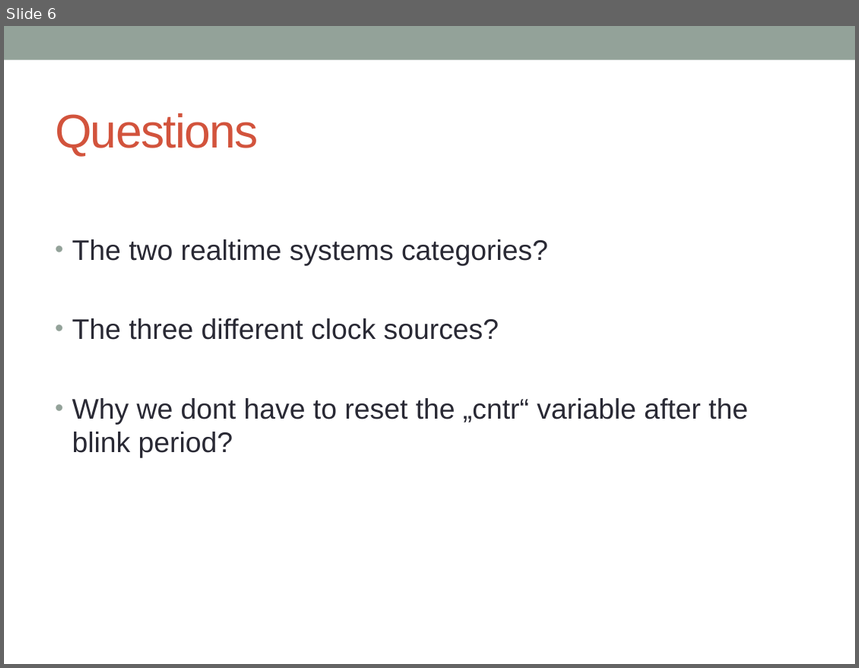
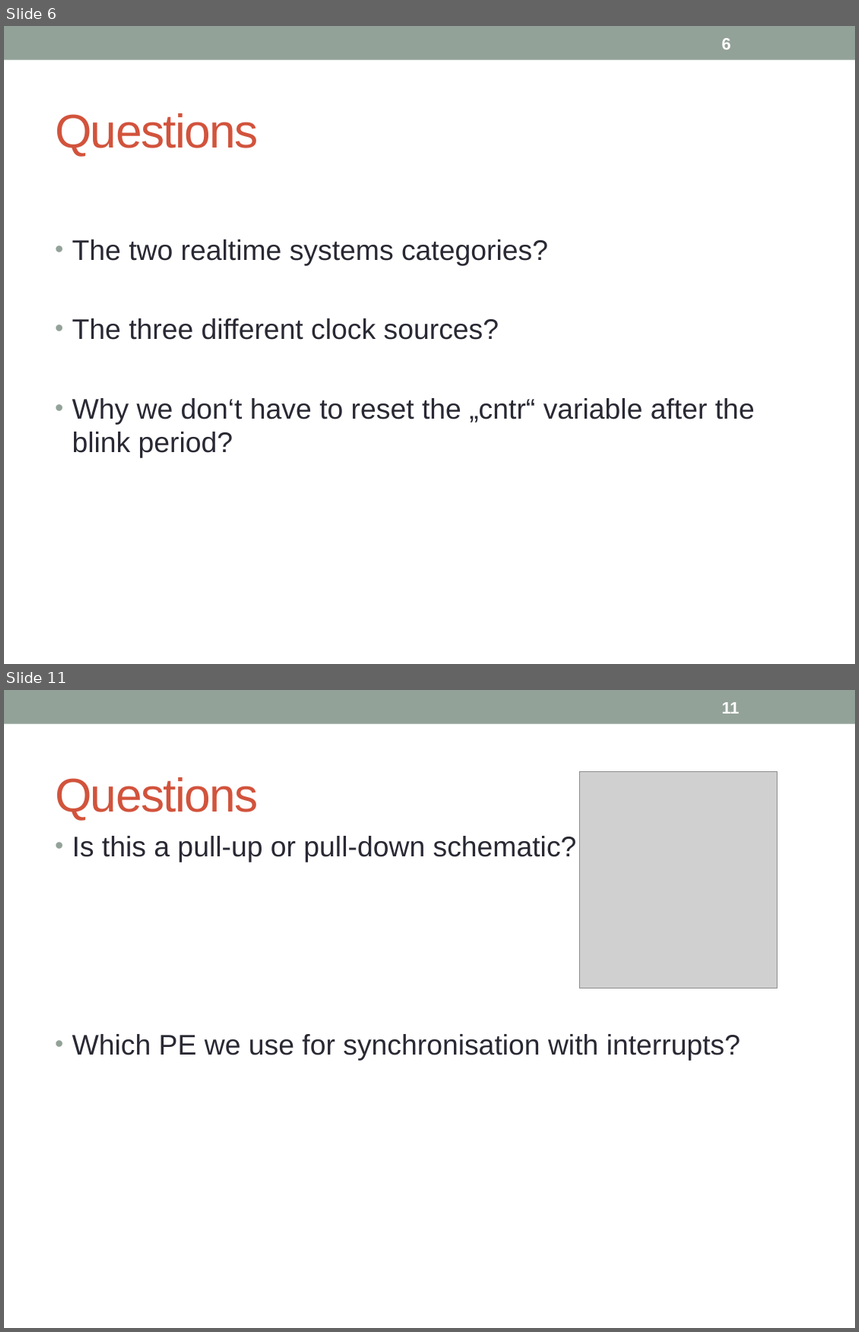
Before and after one commit to FlorianOechslin/Dicke-Controller-Kartoffelsalat, a slide deck: SW04_Monday.pptx. Shown one above the other, each under a label of ours: slide 6 before the commit, slides 6 and 11 after it; the slides between them are not shown. The pictures are 859x668 and 859x1332 pixels, drawn with LibreOffice and Linux fonts; fonts in the diff are those of the drawing; grey boxes stand for pictures. Boxes give left, top, right and bottom in pixels: in the first picture for what was removed or moved away, otherwise in the second. Text is boxed around its words. In the diff, an @@ line names an element or a change of style, - is before the commit and + after.

```diff
--- a/SW04_Monday.pptx
+++ b/SW04_Monday.pptx
@@ slide 11 added at box(4, 690, 855, 1328), background #FFFFFF; not listed: 1 template element that a slide beside it also shows @@
@@ page number added at box(722, 702, 740, 714), 14 pt, text #FFFFFF, bold @@
+11
@@ title added at box(55, 777, 259, 820), 40 pt, text #D2533C @@
+Questions
@@ picture added at box(579, 772, 777, 989) @@
@@ text added at box(72, 836, 740, 1061), 24 pt, text #292934 @@
+• Is this a pull-up or pull-down schematic?
+• Which PE we use for synchronisation with interrupts?
@@ slide 6 changed as well @@
@@ page number added at box(722, 38, 731, 50), 14 pt, text #FFFFFF, bold @@
+6
@@ text at box(72, 398, 755, 458): text changed @@
-• Why we dont have to reset the „cntr“ variable after the blink period?
+• Why we don‘t have to reset the „cntr“ variable after the blink period?
```
Also in this commit, not shown: 5 other slides changed, 4 other slides added.
